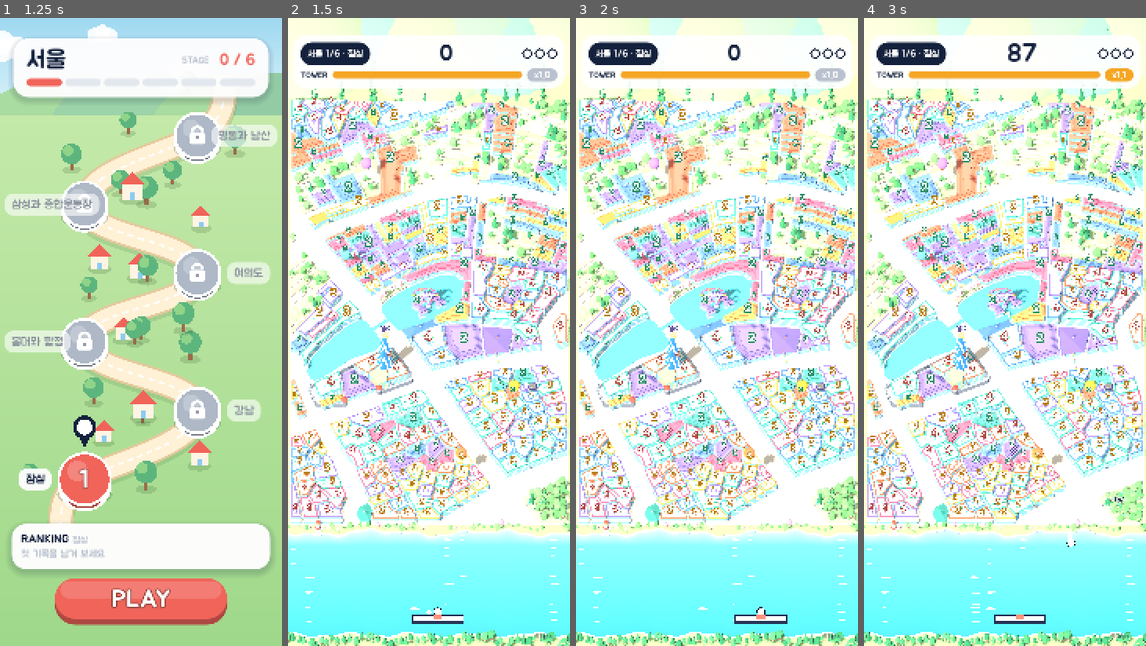
Above: before the commit, frames 1-4 (left to right).
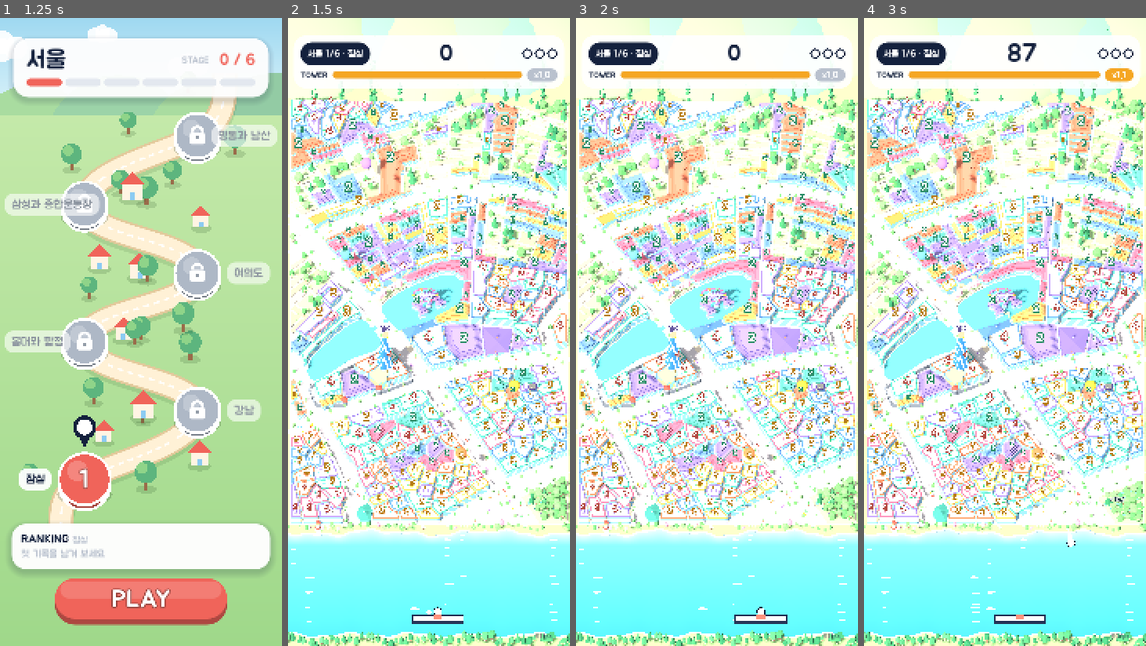
Above: after the commit, the same moments.

Repository: bisrun/smashcity
Game: Godot game, scene res://scenes/main.tscn
The game is run twice, just before and just after one commit, with the same random seed, the same clock (stepped at 60 frames per second) and the same inputs.
Inputs (mouse positions are in pixels of both pictures, inside the frame that each line leads up to):
- Up to frame 1 (1.25 s): tap Enter at 0.5 s; drag from (141, 332) to (169, 193) at 0.52 s
- Up to frame 2 (1.5 s): drag from (372, 363) to (414, 457) at 1.27 s
- Up to frame 3 (2 s): no input
- Up to frame 4 (3 s): tap Space at 2 s; move the mouse to (1033, 193) at 2.02 s; click (1033, 193) at 2.17 s; drag from (990, 457) to (920, 237) at 2.77 s

Frame 1 is identical in both runs. In frame 2, 0.9% of the frame differs, in the area x 0-100%, y 26-81%; in frame 3, 0.9%; in frame 4, 1.0%.

Commit message:
feat: 길에 찻길·차선·가로수·차, 시간이 흐를수록 조여 오는 장치
- 큰 도로를 따라 연회색 찻길 띠와 차선, 길가 가로수, 달리는 차 46대
- 25초마다 공 가속, 하늘에서 떨어지는 아이템이 갈수록 잦아짐, 2분 30초에 러시
- 받으면 손해인 좁은 패들 아이템
- 테스트 121개

Co-Authored-By: Claude Fable 5.2 <noreply@anthropic.com>
Claude-Session: https://claude.ai/code/session_01CE82yCci6DusF3RwYxMGGb

Diff:
--- a/assets/balance.json
+++ b/assets/balance.json
@@ -31,6 +31,17 @@
   "bolt_drop_height": 520,
   "bolt_retry": 4.0,
   "bolt_interval": 0.12,
+  "time_speed_every": 25,
+  "time_speed_gain": 0.07,
+  "time_speed_max_tiers": 8,
+  "drop_interval_start": 14,
+  "drop_interval_end": 6,
+  "drop_ramp_seconds": 150,
+  "drop_height": 950,
+  "rush_after": 150,
+  "rush_drop_interval": 3.5,
+  "narrow_factor": 0.6,
+  "narrow_seconds": 10,
   "landmark_hp": 12,
   "score_hit": 10,
   "score_destroy_per_hp": 100,
--- a/src/main.gd
+++ b/src/main.gd
@@ -29,7 +29,7 @@
 const INK := Color("14213D")
 const FIRE := Color("FF7A3C")
 ## 순간의 효과를 알리는 말은 영어로 쓴다.
-const ITEM_NAMES := {"multi": "MULTI BALL!", "wide": "WIDE PADDLE!", "fire": "FIRE BALL!", "life": "1 UP!", "bolt": "LIGHTNING!"}
+const ITEM_NAMES := {"multi": "MULTI BALL!", "wide": "WIDE PADDLE!", "fire": "FIRE BALL!", "life": "1 UP!", "bolt": "LIGHTNING!", "narrow": "OOPS! NARROW"}
 
 ## 방금 끝난 판의 결과. 장면을 다시 불러도 남아 있어 스테이지 지도에 보여 준다.
 static var last_result := {}
@@ -151,6 +151,11 @@
 			"item_caught":
 				_hud.say(ITEM_NAMES.get(e["type_of"], ""))
 				Input.vibrate_handheld(30)
+			"speed_up":
+				_hud.say("SPEED UP!")
+			"rush":
+				_hud.say("RUSH!")
+				_shake = maxf(_shake, 18.0)
 			"fever":
 				_hud.say("FEVER!")
 			"finale":
@@ -310,6 +315,12 @@
 		effects.append(["FIRE", _sim.fire_left, FIRE])
 	if _sim.wide_left > 0.0:
 		effects.append(["WIDE", _sim.wide_left, UiKit.MINT])
+	if _sim.narrow_left > 0.0:
+		effects.append(["NARROW", _sim.narrow_left, Color("6B5B95")])
+	if _sim.rush:
+		effects.append(["RUSH", 0.0, FIRE])
+	if _sim.speed_tier > 0:
+		effects.append(["SPEED x%d" % (_sim.speed_tier + 1), 0.0, UiKit.SKY])
 	if _sim.finale:
 		effects.append(["FINALE", 0.0, UiKit.CORAL])
 	var goal := 0.0
--- a/src/render/board_view.gd
+++ b/src/render/board_view.gd
@@ -50,6 +50,11 @@
 const STONE := Color("D8D2C4")
 ## 부서진 자리에 남는 터의 색. 길보다 조금 어둡다.
 const TRACE_EDGE := Color("E6D4B4")
+## 찻길과 차선의 색, 찻길을 바닥에서 띄우는 높이(호수 위 다리에서도 보이게)
+const ASPHALT := Color("D9D4DE")
+const LANE := Color("FFFFFF")
+const ROAD_LIFT := 0.75
+const CAR_COUNT := 46
 const DECK := Color("F1ECE1")
 const WALL_TOP := Color("B9C1CE")
 const WALL_SIDE := Color("8792A3")
@@ -113,6 +118,10 @@
 var _label_at: Array[Vector3] = []
 var _boxes: Array[Rect2] = []
 var _design := {}
+var _car_roads: Array[Dictionary] = []
+var _cars: Array[Dictionary] = []
+var _car_bodies: MultiMeshInstance3D
+var _car_cabins: MultiMeshInstance3D
 
 
 ## near_bank_y 는 화면 아래쪽 강가가 시작되는 y다. 공을 잃는 선과 맞춘다.
@@ -138,6 +147,7 @@
 	for c in stage.cells:
 		boxes.append(_bounds(c["points"]))
 	_boxes = boxes
+	_build_roads(stage)
 	var real := _assign_buildings(stage, boxes)
 	object_count = 0
 	for ci in stage.cells.size():
@@ -379,8 +389,8 @@
 
 ## 떨어지는 아이템 하나의 모습. 종류마다 색과 글자가 다르다.
 static func make_item_node(type: String, radius: float) -> Node3D:
-	var colors := {"multi": Color("6FB8FF"), "wide": Color("7CD992"), "fire": Color("FF8A5B"), "life": Color("FF6FA3"), "bolt": Color("FFD23F")}
-	var marks := {"multi": "x3", "wide": "<>", "fire": "火", "life": "+1", "bolt": "⚡"}
+	var colors := {"multi": Color("6FB8FF"), "wide": Color("7CD992"), "fire": Color("FF8A5B"), "life": Color("FF6FA3"), "bolt": Color("FFD23F"), "narrow": Color("6B5B95")}
+	var marks := {"multi": "x3", "wide": "<>", "fire": "火", "life": "+1", "bolt": "⚡", "narrow": "><"}
 	var node := Node3D.new()
 	var body := MeshInstance3D.new()
 	var mesh := SphereMesh.new()
@@ -403,6 +413,157 @@
 	label.outline_modulate = Color("14213D")
 	node.add_child(label)
 	return node
+
+
+## 길에 생기를 넣는다. 큰 도로를 따라 찻길 띠와 차선을 그리고, 길가에 가로수를 심고, 작은 차를 달리게 한다.
+## 모두 그림일 뿐이고 판정과는 무관하다. 공은 그 위를 그대로 지나간다.
+func _build_roads(stage: StageData) -> void:
+	var st := _begin()
+	var trees := _begin()
+	_car_roads.clear()
+	for ri in stage.roads.size():
+		var road := stage.roads[ri]
+		var cls: String = road["road_class"]
+		if cls != "trunk" and cls != "primary" and cls != "secondary":
+			continue
+		var pts: PackedVector2Array = road["points"]
+		if pts.size() < 2:
+			continue
+		var half := 15.0 if cls != "secondary" else 12.0
+		var total := 0.0
+		var lengths := PackedFloat32Array([0.0])
+		for i in pts.size() - 1:
+			total += pts[i].distance_to(pts[i + 1])
+			lengths.append(total)
+		if total < 30.0:
+			continue
+		# 찻길 띠
+		for i in pts.size() - 1:
+			var a := pts[i]
+			var b := pts[i + 1]
+			var dir := (b - a).normalized()
+			var out := Vector2(-dir.y, dir.x) * half
+			st.set_color(ASPHALT)
+			for v: Vector2 in [a - out, b - out, b + out, a - out, b + out, a + out]:
+				st.add_vertex(_at(v, ROAD_LIFT))
+			# 꺾이는 자리의 틈을 메운다
+			for k in 8:
+				var a0 := TAU * k / 8.0
+				var a1 := TAU * (k + 1) / 8.0
+				st.add_vertex(_at(b, ROAD_LIFT))
+				st.add_vertex(_at(b + Vector2(cos(a0), sin(a0)) * half, ROAD_LIFT))
+				st.add_vertex(_at(b + Vector2(cos(a1), sin(a1)) * half, ROAD_LIFT))
+		# 가운데 점선
+		var d := 12.0
+		while d + 16.0 < total:
+			var p0 := _along(pts, lengths, d)
+			var p1 := _along(pts, lengths, d + 16.0)
+			var dir := (p1 - p0).normalized()
+			var out := Vector2(-dir.y, dir.x) * 1.3
+			st.set_color(LANE)
+			for v: Vector2 in [p0 - out, p1 - out, p1 + out, p0 - out, p1 + out, p0 + out]:
+				st.add_vertex(_at(v, ROAD_LIFT + 0.12))
+			d += 36.0
+		# 가로수: 찻길 양옆에 드문드문
+		d = 40.0 + float(_hash(ri, 1, 5) % 40)
+		while d < total - 20.0:
+			var p0 := _along(pts, lengths, d)
+			var p1 := _along(pts, lengths, d + 4.0)
+			var dir := (p1 - p0).normalized()
+			var h := _hash(ri, int(d), 29)
+			var at := p0 + Vector2(-dir.y, dir.x) * (half + 9.0) * (1.0 if h % 2 == 0 else -1.0)
+			if at.x > 12.0 and at.x < _w - 12.0 and at.y > 12.0 and at.y < _h - 12.0 and _cell_at(stage, _boxes, at) < 0 and not _on_water(stage, at):
+				_add_tree(trees, {"at": at, "round": true, "size": 0.62 + (h >> 3) % 4 * 0.05, "base": 0.0, "color": LEAF[(h >> 6) % 3]})
+			d += 84.0
+		if total > 160.0:
+			_car_roads.append({"points": pts, "lengths": lengths, "total": total, "lane": half * 0.5})
+	_add_mesh(st, false)
+	_add_mesh(trees, true)
+	_spawn_cars()
+
+
+static func _on_water(stage: StageData, p: Vector2) -> bool:
+	for lake in stage.lakes:
+		if Geometry2D.is_point_in_polygon(p, lake["points"]):
+			return true
+	return false
+
+
+## 꺾인 선 위에서 처음부터 d 만큼 간 자리.
+static func _along(pts: PackedVector2Array, lengths: PackedFloat32Array, d: float) -> Vector2:
+	var i := 0
+	while i < lengths.size() - 2 and lengths[i + 1] < d:
+		i += 1
+	var seg := lengths[i + 1] - lengths[i]
+	return pts[i].lerp(pts[i + 1], clampf((d - lengths[i]) / maxf(seg, 0.001), 0.0, 1.0))
+
+
+## 차를 길 위에 흩어 놓는다. 몸통과 지붕을 한 번에 그리는 두 묶음으로 만든다.
+func _spawn_cars() -> void:
+	_cars.clear()
+	if _car_roads.is_empty():
+		return
+	var colors: Array[Color] = [Color("F0645A"), Color("FFD23F"), Color("6FB8FF"), Color("FFFFFF"), Color("7CD992"), Color("B58CF0"), Color("FF9F68")]
+	for i in CAR_COUNT:
+		var h := _hash(i, 71, 5)
+		var road: Dictionary = _car_roads[h % _car_roads.size()]
+		_cars.append({"road": road, "d": float((h >> 4) % 1000) / 1000.0 * road["total"], "speed": 55.0 + (h >> 9) % 60,
+			"way": 1.0 if (h >> 15) % 2 == 0 else -1.0, "color": colors[(h >> 17) % colors.size()]})
+	var body := BoxMesh.new()
+	body.size = Vector3(9.0, 5.0, 17.0)
+	var cabin := BoxMesh.new()
+	cabin.size = Vector3(8.0, 4.0, 9.0)
+	_car_bodies = _car_batch(body, true)
+	_car_cabins = _car_batch(cabin, false)
+	for i in _cars.size():
+		_car_bodies.multimesh.set_instance_color(i, _cars[i]["color"])
+		_car_cabins.multimesh.set_instance_color(i, Color("EAF6FF"))
+	_move_cars(0.0)
+
+
+func _car_batch(mesh: Mesh, shadows: bool) -> MultiMeshInstance3D:
+	var mm := MultiMesh.new()
+	mm.transform_format = MultiMesh.TRANSFORM_3D
+	mm.use_colors = true
+	mm.mesh = mesh
+	mm.instance_count = _cars.size()
+	var mat := StandardMaterial3D.new()
+	mat.vertex_color_use_as_albedo = true
+	mat.roughness = 1.0
+	var node := MultiMeshInstance3D.new()
+	node.multimesh = mm
+	node.material_override = mat
+	node.cast_shadow = GeometryInstance3D.SHADOW_CASTING_SETTING_ON if shadows else GeometryInstance3D.SHADOW_CASTING_SETTING_OFF
+	add_child(node)
+	return node
+
+
+func _process(delta: float) -> void:
+	if not _cars.is_empty():
+		_move_cars(delta)
+
+
+## 차를 길을 따라 움직인다. 끝에 닿으면 반대 차선으로 돌아온다.
+func _move_cars(delta: float) -> void:
+	for i in _cars.size():
+		var car: Dictionary = _cars[i]
+		var road: Dictionary = car["road"]
+		var d: float = car["d"] + car["speed"] * car["way"] * delta
+		if d > road["total"] - 6.0 or d < 6.0:
+			car["way"] = -car["way"]
+			d = clampf(d, 6.0, road["total"] - 6.0)
+		car["d"] = d
+		var p := _along(road["points"], road["lengths"], d)
+		var q := _along(road["points"], road["lengths"], d + 3.0 * car["way"])
+		var dir := (q - p).normalized()
+		if dir == Vector2.ZERO:
+			continue
+		var at: Vector2 = p + Vector2(dir.y, -dir.x) * float(road["lane"])
+		# 지도 좌표의 방향을 장면 좌표로 옮긴다. 차의 앞은 -Z 쪽이다.
+		var forward := Vector3(dir.x, 0.0, -dir.y)
+		var basis := Basis.looking_at(forward, Vector3.UP)
+		_car_bodies.multimesh.set_instance_transform(i, Transform3D(basis, _at(at, ROAD_LIFT + 3.2)))
+		_car_cabins.multimesh.set_instance_transform(i, Transform3D(basis, _at(at, ROAD_LIFT + 7.4)))
 
 
 ## 부서진 자리에 터를 남긴다. 건물이 있던 윤곽이 바닥에 옅게 남아, 판이 휑해 보이지 않고 어디가 뚫렸는지도 읽힌다.
--- a/src/sim/sim.gd
+++ b/src/sim/sim.gd
@@ -21,6 +21,10 @@
 const ITEM_LIFE := "life"
 ## 마무리 단계에 하늘에서 내려오는 번개. 받으면 남은 셀을 차례로 내리친다.
 const ITEM_BOLT := "bolt"
+## 받으면 손해인 아이템. 패들이 잠깐 좁아진다. 피해야 한다.
+const ITEM_NARROW := "narrow"
+## 하늘에서 떨어지는 아이템의 종류와 나올 비중
+const SKY_ITEMS := {"multi": 3.0, "wide": 2.0, "fire": 2.0, "narrow": 3.0, "life": 0.5}
 
 
 class Ball:
@@ -60,9 +64,14 @@
 var destroyed := 0
 var elapsed := 0.0
 var cleared := false
-## 넓은 패들과 불공의 남은 시간 (초)
+## 넓은 패들, 불공, 좁은 패들의 남은 시간 (초)
 var wide_left := 0.0
 var fire_left := 0.0
+var narrow_left := 0.0
+## 시간이 흘러 빨라진 단계. 0부터.
+var speed_tier := 0
+## 판이 길어져 몰아치는 단계에 들어갔는지. 아이템이 쏟아진다.
+var rush := false
 ## 남은 셀이 얼마 없어 마무리 단계에 들어갔는지
 var finale := false
 
@@ -103,6 +112,8 @@
 ## 놓친 번개가 다시 내려오기까지 남은 시간. 0 이하면 기다리는 번개가 없다.
 var _bolt_retry := 0.0
 var _sky := Ball.new()
+## 다음 아이템이 하늘에서 떨어지기까지 남은 시간
+var _drop_in := 0.0
 ## 깨지지 않는 벽의 조각들. 공은 튕기기만 한다. 각 원소는 얇은 사각형이다.
 var walls: Array[PackedVector2Array] = []
 ## 벽에 난 구멍의 양 끝. 각 원소: [Vector2, Vector2]
@@ -140,6 +151,7 @@
 	lives = int(cfg["lives"])
 	_rng.seed = int(cfg["seed"])
 	paddle_x = stage.width / 2.0
+	_drop_in = float(cfg["drop_interval_start"])
 	_add_waiting_ball(float(cfg["launch_delay"]))
 
 
@@ -151,13 +163,18 @@
 
 ## 지금의 패들 폭. 넓은 패들 아이템이 켜져 있으면 넓다.
 func paddle_width() -> float:
-	return float(cfg["paddle_width"]) * (float(cfg["wide_factor"]) if wide_left > 0.0 else 1.0)
+	var factor := 1.0
+	if wide_left > 0.0:
+		factor = float(cfg["wide_factor"])
+	elif narrow_left > 0.0:
+		factor = float(cfg["narrow_factor"])
+	return float(cfg["paddle_width"]) * factor
 
 
 ## 지난 take_events() 뒤에 일어난 일을 돌려주고 비운다.
 ## 종류: hit{cell,hp,max_hp}, destroyed{cell,landmark}, paddle, launch, splash{pos}, emerge{pos},
 ##       ball_lost{ball}, lost, over, cleared, item_spawn{id,type_of,pos}, item_caught{id,type_of}, item_gone{id},
-##       fever, finale, wall{pos}, bolt{cell,pos}
+##       fever, finale, wall{pos}, bolt{cell,pos}, speed_up{tier}, rush
 ## destroyed 에는 points(얻은 점수)와 chained(연쇄로 부서졌는지)가 함께 온다.
 func take_events() -> Array[Dictionary]:
 	var out := _events
@@ -177,10 +194,10 @@
 	return cell_hp.size()
 
 
-## 지금의 공 속도. 셀을 부술수록 빨라진다.
+## 지금의 공 속도. 셀을 부술수록, 그리고 시간이 흐를수록 빨라진다.
 func ball_speed() -> float:
 	var progress := float(destroyed) / maxf(1.0, float(cell_hp.size()))
-	return float(cfg["ball_speed"]) * (1.0 + float(cfg["speed_gain"]) * progress)
+	return float(cfg["ball_speed"]) * (1.0 + float(cfg["speed_gain"]) * progress) * (1.0 + float(cfg["time_speed_gain"]) * speed_tier)
 
 
 ## 그 공이 달아올랐는지. 달아오른 공이 부순 셀은 맞닿은 셀까지 깎는다.
@@ -222,6 +239,8 @@
 	elapsed += STEP
 	wide_left = maxf(0.0, wide_left - STEP)
 	fire_left = maxf(0.0, fire_left - STEP)
+	narrow_left = maxf(0.0, narrow_left - STEP)
+	_step_pressure()
 	for b: Ball in balls.duplicate():
 		_step_ball(b)
 		if cleared:
@@ -245,6 +264,38 @@
 			return
 	if balls.is_empty():
 		_lose_life()
+
+
+## 판이 길어질수록 조여 온다. 일정 시간마다 공이 빨라지고, 하늘에서 아이템이 점점 자주 떨어진다.
+## 한참 지나면 몰아치는 단계에 들어가 아이템이 쏟아진다.
+func _step_pressure() -> void:
+	var tier := mini(int(elapsed / float(cfg["time_speed_every"])), int(cfg["time_speed_max_tiers"]))
+	if tier > speed_tier:
+		speed_tier = tier
+		_events.append({"type": "speed_up", "tier": tier})
+	if not rush and elapsed >= float(cfg["rush_after"]):
+		rush = true
+		_drop_in = minf(_drop_in, 0.5)
+		_events.append({"type": "rush"})
+	_drop_in -= STEP
+	if _drop_in <= 0.0:
+		_drop_in = float(cfg["rush_drop_interval"]) if rush else lerpf(float(cfg["drop_interval_start"]), float(cfg["drop_interval_end"]),
+			clampf(elapsed / float(cfg["drop_ramp_seconds"]), 0.0, 1.0))
+		var total := 0.0
+		for w: float in SKY_ITEMS.values():
+			total += w
+		var roll := _rng.randf() * total
+		var type := ITEM_MULTI
+		for k: String in SKY_ITEMS:
+			roll -= float(SKY_ITEMS[k])
+			if roll <= 0.0:
+				type = k
+				break
+		var margin := 90.0
+		var item := {"id": _next_id, "type": type, "pos": Vector2(margin + _rng.randf() * (stage.width - margin * 2.0), float(cfg["drop_height"]))}
+		_next_id += 1
+		items.append(item)
+		_events.append({"type": "item_spawn", "id": item["id"], "type_of": type, "pos": item["pos"]})
 
 
 func _step_ball(b: Ball) -> void:
@@ -348,6 +399,7 @@
 	lives -= 1
 	wide_left = 0.0
 	fire_left = 0.0
+	narrow_left = 0.0
 	_events.append({"type": "lost"})
 	if lives <= 0:
 		over = true
@@ -612,7 +664,8 @@
 		it["pos"] = pos
 		if pos.y <= top + 20.0 and pos.y >= top - float(cfg["paddle_thickness"]) - 20.0 and absf(pos.x - paddle_x) <= half + 24.0:
 			items.erase(it)
-			score += int(cfg["score_item"])
+			if it["type"] != ITEM_NARROW:
+				score += int(cfg["score_item"])
 			_events.append({"type": "item_caught", "id": it["id"], "type_of": it["type"]})
 			_apply_item(it["type"])
 		elif pos.y < float(cfg["paddle_y"]) - float(cfg["fall_margin"]):
@@ -644,6 +697,10 @@
 					balls.append(extra)
 		ITEM_WIDE:
 			wide_left = float(cfg["wide_seconds"])
+			narrow_left = 0.0
+		ITEM_NARROW:
+			narrow_left = float(cfg["narrow_seconds"])
+			wide_left = 0.0
 		ITEM_FIRE:
 			fire_left = float(cfg["fire_seconds"])
 		ITEM_LIFE:
--- a/tests/run_tests.gd
+++ b/tests/run_tests.gd
@@ -24,7 +24,7 @@
 		_test_landmark_clears_stage, _test_item_drops_and_is_caught, _test_multiball, _test_wide_fire_life,
 		_test_extra_balls_do_not_cost_a_life, _test_speed_grows_with_progress, _test_idle_ball_is_pulled_to_a_cell,
 		_test_fever_chains_to_neighbors, _test_wall_blocks_but_gap_lets_through, _test_bolt_finishes_the_last_cells,
-		_test_models_load, _test_save_data_ranks_scores, _test_stage_list_is_valid, _test_sim_is_deterministic, _test_jamsil_plays,
+		_test_pressure_builds_over_time, _test_narrow_item_hurts, _test_models_load, _test_save_data_ranks_scores, _test_stage_list_is_valid, _test_sim_is_deterministic, _test_jamsil_plays,
 	]:
 		t.call()
 	print("%d개 확인, 실패 %d개" % [_checks, _failures])
@@ -62,9 +62,14 @@
 	sim.ball_vel = dir.normalized() * float(sim.cfg["ball_speed"])
 
 
+## 중력과, 시간에 따라 조여 오는 장치를 끈 밸런스 값. 한 가지 규칙만 따로 볼 때 쓴다.
 func _no_gravity() -> Dictionary:
 	var cfg := BalanceScript.load_file()
 	cfg["gravity"] = 0.0
+	cfg["time_speed_every"] = 99999.0
+	cfg["drop_interval_start"] = 99999.0
+	cfg["drop_interval_end"] = 99999.0
+	cfg["rush_after"] = 99999.0
 	return cfg
 
 
@@ -503,6 +508,51 @@
 	_check(ready >= 1, "플레이할 수 있는 스테이지가 하나 이상 있다")
 
 
+func _test_pressure_builds_over_time() -> void:
+	var cfg := _no_gravity()
+	cfg["time_speed_every"] = 10.0
+	cfg["time_speed_max_tiers"] = 2
+	cfg["drop_interval_start"] = 4.0
+	cfg["drop_interval_end"] = 1.0
+	cfg["drop_ramp_seconds"] = 20.0
+	cfg["rush_after"] = 30.0
+	cfg["rush_drop_interval"] = 0.5
+	var sim: Sim = SimScript.new(_stage({"cells": [_square(100, 1800, 100, 4)]}), cfg)
+	var slow := sim.ball_speed()
+	var kinds := {}
+	var drops_early := 0
+	var drops_late := 0
+	for i in int(45.0 / Sim.STEP):
+		sim.set_paddle(sim.ball_pos.x)
+		sim.step()
+		for e in sim.take_events():
+			kinds[e["type"]] = true
+			if e["type"] == "item_spawn":
+				if sim.elapsed < 10.0:
+					drops_early += 1
+				elif sim.elapsed >= 35.0:
+					drops_late += 1
+	_check(sim.speed_tier == 2 and sim.ball_speed() > slow, "시간이 흐르면 공이 빨라지고, 정해진 단계에서 멈춘다 (단계 %d)" % sim.speed_tier)
+	_check(kinds.has("speed_up"), "빨라질 때 사건이 생긴다")
+	_check(drops_early >= 1, "처음에도 하늘에서 아이템이 떨어진다 (처음 10초에 %d개)" % drops_early)
+	_check(sim.rush and kinds.has("rush"), "한참 지나면 몰아치는 단계에 들어간다")
+	_check(drops_late > drops_early * 3, "몰아치는 단계에서는 아이템이 훨씬 자주 떨어진다 (처음 10초 %d개, 끝 10초 %d개)" % [drops_early, drops_late])
+
+
+func _test_narrow_item_hurts() -> void:
+	var sim: Sim = SimScript.new(_stage(), _no_gravity())
+	var normal := sim.paddle_width()
+	var before := sim.score
+	sim._apply_item("narrow")
+	_check(sim.paddle_width() < normal, "좁은 패들을 받으면 패들이 좁아진다")
+	sim._apply_item("wide")
+	_check(sim.paddle_width() > normal, "넓은 패들을 받으면 좁아진 것이 풀리고 넓어진다")
+	sim._apply_item("narrow")
+	_run(sim, float(sim.cfg["narrow_seconds"]) + 0.1)
+	_check(is_equal_approx(sim.paddle_width(), normal), "시간이 지나면 원래대로 돌아온다")
+	_check(sim.score == before, "나쁜 아이템은 점수를 주지 않는다")
+
+
 func _play(seconds: float) -> Sim:
 	var dir := JAMSIL.get_base_dir()
 	var sim: Sim = SimScript.new(StageDataScript.load_file(JAMSIL), BalanceScript.load_file(), BalanceScript.load_file(dir + "/design.json"))
@@ -514,7 +564,7 @@
 				lowest = b.pos.y
 				target = b.pos.x
 		for it in sim.items:
-			if lowest > 400.0:
+			if lowest > 400.0 and it["type"] != "narrow":
 				target = it["pos"].x
 		sim.set_paddle(target + sin(i * 0.013) * 90.0)
 		sim.step()
Not shown, changed: docs/02_core_gameplay.md
Not shown, changed: docs/05_items.md
Not shown, changed: docs/11_art_audio.md
Not shown, changed: docs/90_decision_log.md
